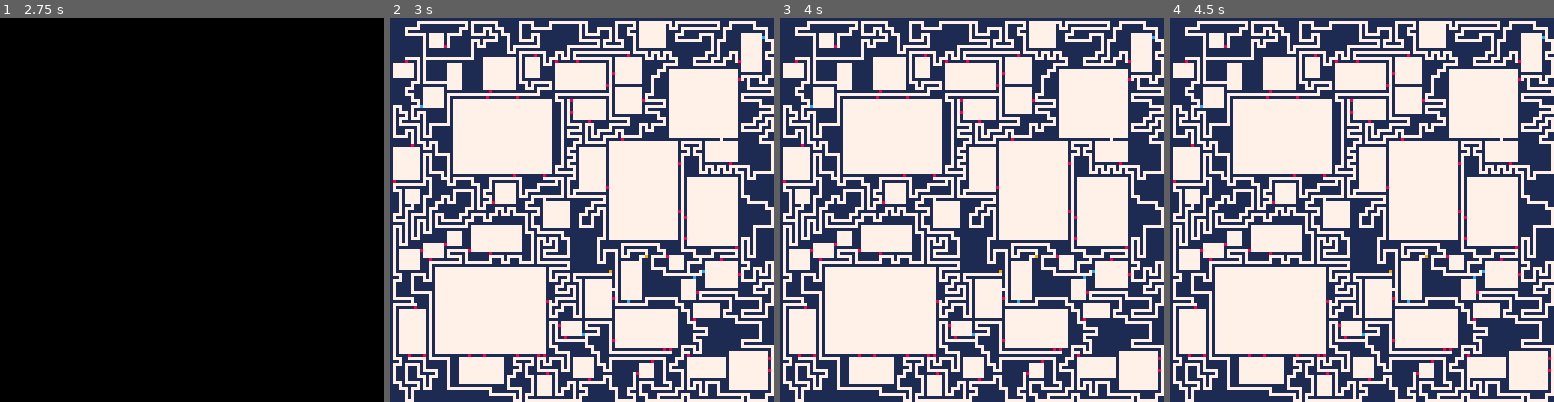
Above: before the commit, frames 1-4 (left to right).
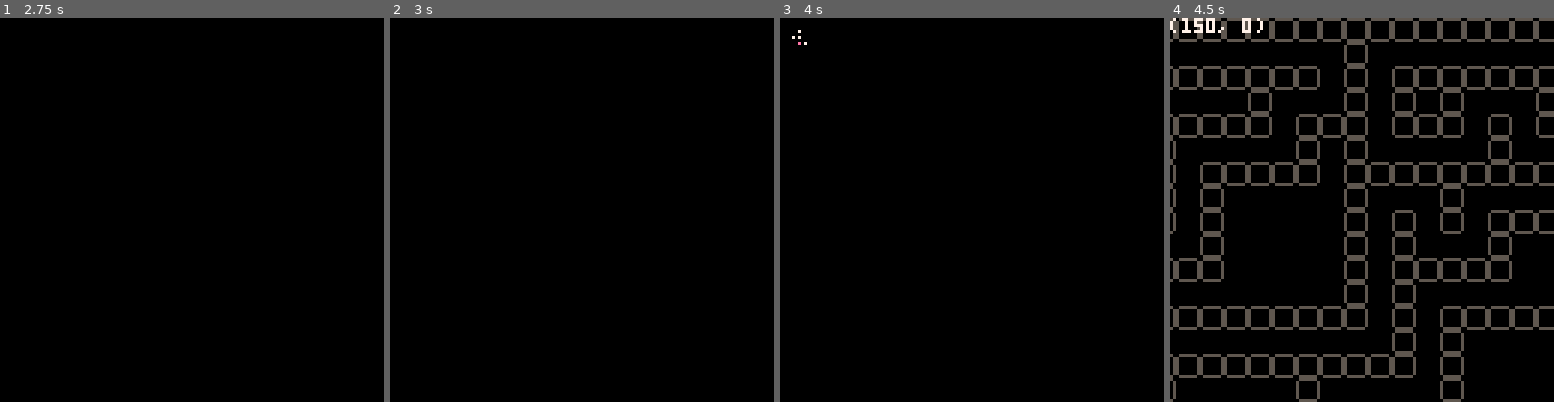
Above: after the commit, the same moments.

Repository: theRenard/PICO-8-Dungeon-Generator
Game: PICO-8 cartridge dungeon-generator.p8
Same seed, same stepped clock (60 frames per second), same inputs: the game is played once before the commit and once after it.
Inputs:
- Up to frame 1 (2.75 s): hold Right 1.6-2.1 s; hold Up 2.15-2.42 s; hold Right from 2.47 s (still down)
- Up to frame 2 (3 s): keep holding Right
- Up to frame 3 (4 s): release Right at 3.03 s; hold Left 3.08-3.58 s; hold Down 3.63-3.97 s
- Up to frame 4 (4.5 s): hold Right from 4.02 s (still down)

Frame 1 is identical in both runs. In frame 2, 100% of the frame differs, in the area x 0-100%, y 0-100%; in frame 3, 100%; in frame 4, 100%.

Commit message:
Rename map function to domap and add tileset rules for dungeon generation

Diff:
--- a/dungeon-generator.p8
+++ b/dungeon-generator.p8
@@ -7,6 +7,7 @@
 #include lua/debug.lua
 #include lua/utilities.lua
 #include lua/generator.lua
+#include lua/tileset.lua
 
 
 
--- a/lua/generator.lua
+++ b/lua/generator.lua
@@ -17,13 +17,14 @@
 local exits = 2
 
 -- Tiles
-local wallTile = 1
+local rockTile = 4
+local wallTile = 5
 local floorTile = 7
 local openDoorTile = 12
 local closedDoorTile = 8
 local exitTile = 9
 
-local dungeon = create2DArr(dungeonWidth, dungeonHeight, wallTile)
+local dungeon = create2DArr(dungeonWidth, dungeonHeight, rockTile)
 local regions = create2DArr(dungeonWidth, dungeonHeight, nil)
 local connectorRegions = create2DArr(dungeonWidth, dungeonHeight, nil)
 local deadEnds = {}
@@ -45,12 +46,16 @@
     return pos.x <= dungeonWidth - padding and pos.y <= dungeonHeight - padding and pos.x > 0 and pos.y > 0
 end
 
+function isRock(pos)
+    return dungeon[pos.x][pos.y] == rockTile
+end
+
 function isWall(pos)
     return dungeon[pos.x][pos.y] == wallTile
 end
 
-function isPath(pos)
-    return dungeon[pos.x][pos.y] == floorTile
+function isWalkable(pos)
+    return dungeon[pos.x][pos.y] == floorTile or dungeon[pos.x][pos.y] == openDoorTile or dungeon[pos.x][pos.y] == closedDoorTile or dungeon[pos.x][pos.y] == exitTile
 end
 
 function setTile(pos, tileType)
@@ -63,11 +68,11 @@
 end
 
 function fill(pos)
-    dungeon[pos.x][pos.y] = wallTile
+    dungeon[pos.x][pos.y] = rockTile
 end
 
 function canCarve(pos)
-    return isInBounds(pos) and isWall(pos)
+    return isInBounds(pos) and isRock(pos)
 end
 
 function addRegion()
@@ -127,7 +132,7 @@
     for x = 1, dungeonWidth, 2 do
         for y = 1, dungeonHeight, 2 do
             local pos = { x = x, y = y }
-            if isWall(pos) then
+            if isRock(pos) then
                 growMaze(pos)
             end
         end
@@ -172,7 +177,7 @@
 
     forEachArr2D(
         dungeon, function(x, y)
-            if isWall({ x = x, y = y }) then
+            if isRock({ x = x, y = y }) then
                 local _regions = {}
                 for _, direction in pairs(Direction.CARDINAL) do
                     local neighborPos = {
@@ -220,7 +225,7 @@
 
         addJunction(connector)
 
-        local regions = map(
+        local regions = domap(
             connectorRegions[connector.x][connector.y], function(region)
                 return mergedRegions[region]
             end
@@ -245,7 +250,7 @@
                 if distanceBetween(connector, pos) < 2 then
                     return true
                 end
-                local regions = map(
+                local regions = domap(
                     connectorRegions[pos.x][pos.y], function(region)
                         return mergedRegions[region]
                     end
@@ -271,14 +276,14 @@
     -- add dead ends
     forEachArr2D(
         dungeon, function(x, y)
-            if not isWall({ x = x, y = y }) then
+            if not isRock({ x = x, y = y }) then
                 local exits = 0
                 for _, direction in pairs(Direction.CARDINAL) do
                     local neighborPos = {
                         x = x + direction.x,
                         y = y + direction.y
                     }
-                    if not isWall(neighborPos) then
+                    if not isRock(neighborPos) then
                         exits += 1
                     end
                 end
@@ -298,7 +303,7 @@
                     x = x + direction.x,
                     y = y + direction.y
                 }
-                if not isWall(neighborPos) then
+                if not isRock(neighborPos) then
                     add(paths, neighborPos)
                 end
             end
@@ -314,6 +319,64 @@
     for _, pos in pairs(deadEnds) do
         setTile(pos, exitTile)
     end
+end
+
+function createWalls()
+    forEachArr2D(
+        dungeon, function(x, y)
+            if isRock({ x = x, y = y }) then
+                local paths = {}
+                for _, direction in pairs(Direction.ALL) do
+                    local neighborPos = {
+                        x = x + direction.x,
+                        y = y + direction.y
+                    }
+                    if isInBounds(neighborPos) and isWalkable(neighborPos) then
+                        add(paths, neighborPos)
+                    end
+                end
+                if #paths > 0 then
+                    setTile({ x = x, y = y }, wallTile)
+                end
+                if drawStep then drawDungeon() end
+            end
+        end
+    )
+end
+
+function autoTile()
+    forEachArr2D(
+        dungeon, function(x, y)
+            if isWall({ x = x, y = y }) then
+                local bitmask = 0
+                local bitMapping = {
+                    { x - 1, y - 1, 0b10000000 },
+                    { x, y - 1, 0b01000000 },
+                    { x + 1, y - 1, 0b00100000 },
+                    { x - 1, y, 0b00010000 },
+                    { x + 1, y, 0b00001000 },
+                    { x - 1, y + 1, 0b00000100 },
+                    { x, y + 1, 0b00000010 },
+                    { x + 1, y + 1, 0b00000001 }
+                }
+                for _, pos in pairs(bitMapping) do
+                    local x, y, bit = pos[1], pos[2], pos[3]
+                    if isInBounds({ x = x, y = y }) and isWall({ x = x, y = y }) then
+                        bitmask = bor(bitmask, bit)
+                    end
+                end
+                for _, rule in pairs(rules) do
+                    local rulemask, sprite = rule[1], rule[2]
+                    if type(sprite) == "table" then
+                        sprite = sprite[flr(rnd(#sprite)) + 1]
+                    end
+                    if band(bitmask, rulemask) == rulemask then
+                        mset(x, y, sprite)
+                    end
+                end
+            end
+        end
+    )
 end
 
 function drawDungeon()
@@ -362,6 +425,35 @@
     growMazes()
     connectRegions()
     removeDeadEnds()
-end
-
-_draw = drawDungeon
+    createWalls()
+    autoTile()
+end
+
+-- the coordinates of the upper left corner of the camera
+cam_x = 0
+cam_y = 0
+
+function _update()
+  if (btn(0) and cam_x > 0) cam_x -= 10
+  if (btn(1) and cam_x < 895) cam_x += 10
+  if (btn(2) and cam_y > 0) cam_y -= 10
+  if (btn(3) and cam_y < 127) cam_y += 10
+  -- (the camera stops with the bottom of
+  -- the screen at row 32.)
+end
+
+function _draw()
+  cls()
+  -- set the camera to the current location
+  camera(cam_x, cam_y)
+
+  -- draw the entire map at (0, 0), allowing
+  -- the camera and clipping region to decide
+  -- what is shown
+  map(0, 0, 0, 0, 128, 32)
+
+  -- reset the camera then print the camera
+  -- coordinates on screen
+  camera()
+  print('('..cam_x..', '..cam_y..')', 0, 0, 7)
+end
--- /dev/null
+++ b/lua/tileset.lua
@@ -0,0 +1,22 @@
+rules = {
+  { 0b00000000, 16 },
+
+  { 0b01000000, 16 },
+  { 0b00010000, 16 },
+  { 0b00001000, 16 },
+  { 0b00000010, 16 },
+
+  { 0b01010000, 16 },
+  { 0b01001000, 16 },
+  { 0b01000010, 16 },
+  { 0b00011000, 16 },
+  { 0b00010010, 16 },
+  { 0b00001010, 16},
+
+  { 0b01011000, 16 },
+  { 0b01010010, 16 },
+  { 0b01001010, 16 },
+  { 0b00011010, 16 },
+
+  { 0b01011010, 16 }
+}
--- a/lua/utilities.lua
+++ b/lua/utilities.lua
@@ -135,7 +135,7 @@
 	return keys
 end
 
-function map(table, func)
+function domap(table, func)
 	local newTable = {}
 	for k, v in pairs(table) do
 		newTable[k] = func(v)
Not shown, changed: 24 lines of the sprite sheet (__gfx__) section of dungeon-generator.p8
